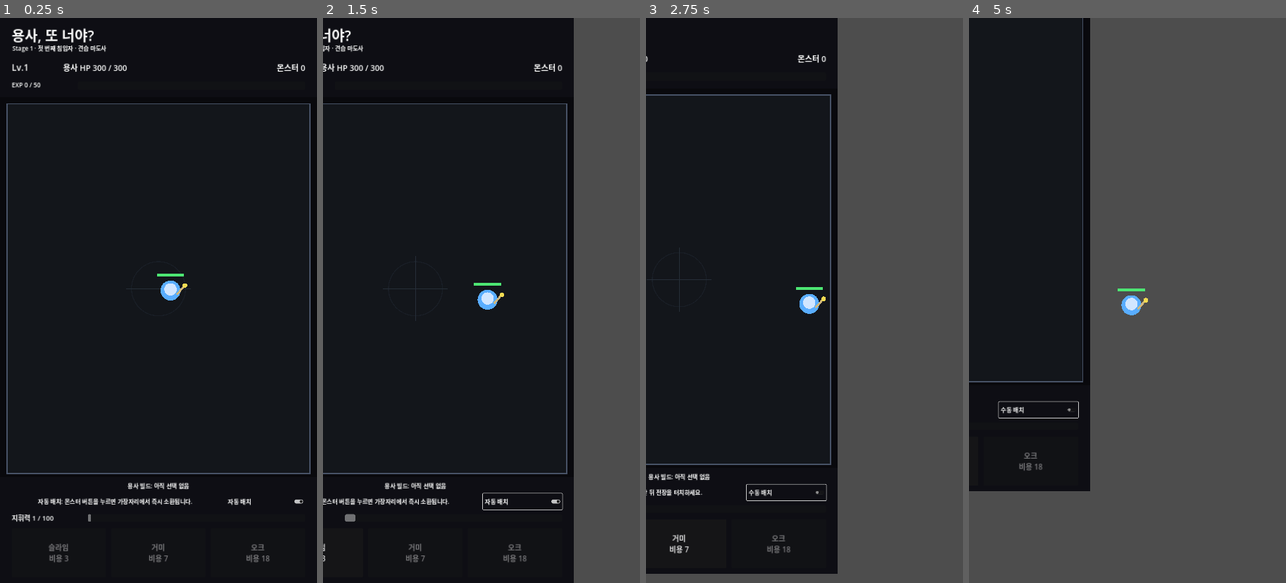
Above: before the commit, frames 1-4 (left to right).
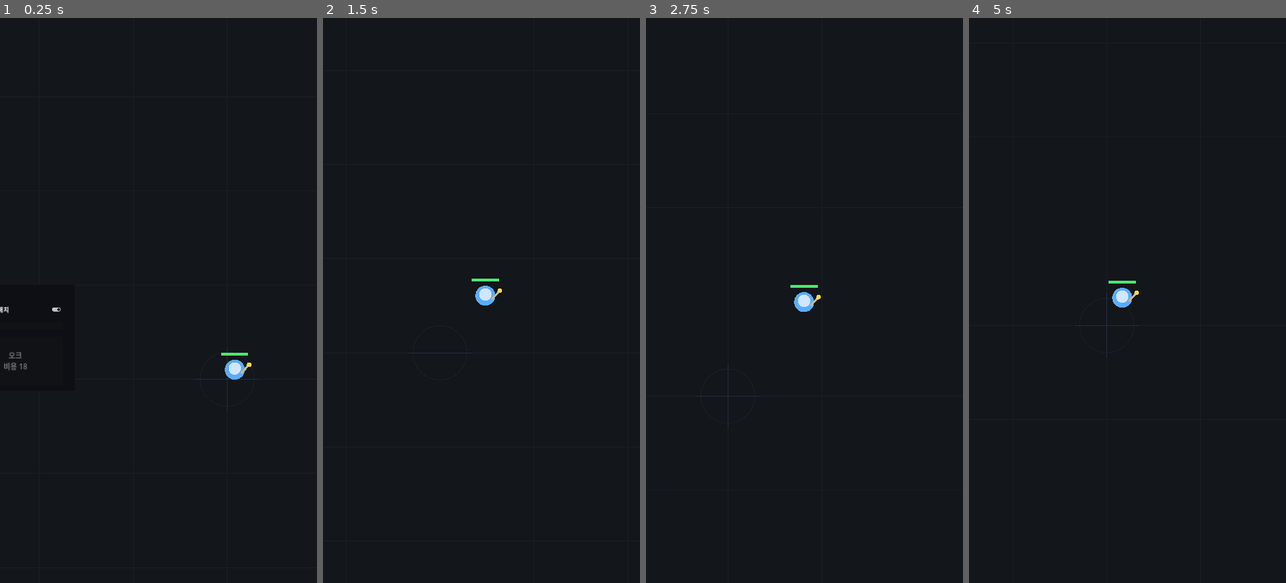
Above: after the commit, the same moments.

Repository: MinSung0732/Again-Hero-
Game: Godot game, scene res://src/main/Main.tscn
Two runs of this game, one before a commit and one after it. Both use one fixed random seed, a clock stepped at 60 frames per second and the inputs below.
Inputs (mouse positions are in pixels of both pictures, inside the frame that each line leads up to):
- Up to frame 1 (0.25 s): no input
- Up to frame 2 (1.5 s): click (573, 503) at 0.5 s, where only the run before the commit has a clickable "자동 배치"; click (535, 503) at 1.25 s, where only the run before the commit has a clickable "수동 배치"
- Up to frame 3 (2.75 s): click (820, 498) at 2 s, where only the run before the commit has a clickable "자동 배치"
- Up to frame 4 (5 s): click (1000, 543) at 2.75 s, where only the run before the commit has a clickable "거미 비용 7"; click (1086, 464) at 3.5 s, where only the run before the commit has a clickable "수동 배치"; click (1060, 436) at 4.25 s, where only the run before the commit has a clickable "자동 배치"

The runs differ from the first frame. In frame 1, 3.3% of the frame differs, in the area x 0-98%, y 1-97%; in frame 2, 23%; in frame 3, 42%; in frame 4, 68%, in the area x 0-100%, y 0-100%.

Commit message:
feat: add finite world map camera flow and stage unlock progression

Diff:
--- a/src/battle/battle.gd
+++ b/src/battle/battle.gd
@@ -15,10 +15,11 @@
 const EXP_ORB_SCENE := preload("res://src/battle/ExpOrb.tscn")
 const STAGE_CATALOG := preload("res://src/data/stage_catalog.gd")
 const HERO_PROFILES := preload("res://src/data/hero_profiles.gd")
-
-const FIELD_SIZE := Vector2(1080, 1280)
-const FIELD_CENTER := Vector2(540, 640)
-const CURRENT_STAGE_ID := "stage_1"
+const STAGE_PROGRESS := preload("res://src/systems/stage_progress.gd")
+
+const DEFAULT_MAP_SIZE := Vector2(3200, 3200)
+const AUTO_SPAWN_MIN_DISTANCE := 560.0
+const AUTO_SPAWN_MAX_DISTANCE := 720.0
 
 const MAX_COMMAND := 100.0
 const START_COMMAND := 0.0
@@ -31,18 +32,11 @@
 	"orc": 18.0,
 }
 
-const SPAWN_POSITIONS: Array[Vector2] = [
-	Vector2(150, 150),
-	Vector2(930, 150),
-	Vector2(150, 1110),
-	Vector2(930, 1110),
-	Vector2(540, 90),
-	Vector2(540, 1190),
-]
-
 var hero: Node2D
+var current_stage_id: String = "stage_1"
 var current_stage_data: Dictionary = {}
 var current_hero_profile: Dictionary = {}
+var current_map_size: Vector2 = DEFAULT_MAP_SIZE
 var monsters_alive: int = 0
 var battle_over: bool = false
 var command_power: float = START_COMMAND
@@ -69,17 +63,32 @@
 	monsters_alive = 0
 	command_power = START_COMMAND
 
-	current_stage_data = STAGE_CATALOG.get_stage(CURRENT_STAGE_ID)
+	var progress_state: Dictionary = STAGE_PROGRESS.load_state()
+	current_stage_id = String(progress_state.get("current_stage_id", "stage_1"))
+	current_stage_data = STAGE_CATALOG.get_stage(current_stage_id)
+
+	if current_stage_data.is_empty():
+		current_stage_id = "stage_1"
+		current_stage_data = STAGE_CATALOG.get_stage(current_stage_id)
+		STAGE_PROGRESS.set_current_stage(current_stage_id)
+
+	current_map_size = Vector2(
+		float(current_stage_data.get("map_width", int(DEFAULT_MAP_SIZE.x))),
+		float(current_stage_data.get("map_height", int(DEFAULT_MAP_SIZE.y)))
+	)
+
 	var hero_id: String = String(current_stage_data.get("hero_id", "ranged_rookie"))
 	current_hero_profile = HERO_PROFILES.get_profile(hero_id)
 
 	hero = HERO_SCENE.instantiate() as Node2D
 	if hero.has_method("configure_profile"):
 		hero.call("configure_profile", current_hero_profile)
+	if hero.has_method("configure_battlefield"):
+		hero.call("configure_battlefield", current_map_size)
 	hero.set("level", int(current_stage_data.get("hero_level_start", 1)))
 
 	add_child(hero)
-	hero.position = FIELD_CENTER
+	hero.position = current_map_size * 0.5
 	hero.connect("health_changed", Callable(self, "_on_hero_health_changed"))
 	hero.connect("progression_changed", Callable(self, "_on_hero_progression_changed"))
 	hero.connect("leveled_up", Callable(self, "_on_hero_leveled_up"))
@@ -157,27 +166,32 @@
 func is_spawn_position_valid(spawn_position: Vector2) -> bool:
 	return (
 		spawn_position.x >= MANUAL_SPAWN_MARGIN
-		and spawn_position.x <= FIELD_SIZE.x - MANUAL_SPAWN_MARGIN
+		and spawn_position.x <= current_map_size.x - MANUAL_SPAWN_MARGIN
 		and spawn_position.y >= MANUAL_SPAWN_MARGIN
-		and spawn_position.y <= FIELD_SIZE.y - MANUAL_SPAWN_MARGIN
+		and spawn_position.y <= current_map_size.y - MANUAL_SPAWN_MARGIN
 	)
 
 func _clamp_manual_spawn_position(spawn_position: Vector2) -> Vector2:
 	return Vector2(
-		clampf(spawn_position.x, MANUAL_SPAWN_MARGIN, FIELD_SIZE.x - MANUAL_SPAWN_MARGIN),
-		clampf(spawn_position.y, MANUAL_SPAWN_MARGIN, FIELD_SIZE.y - MANUAL_SPAWN_MARGIN)
+		clampf(spawn_position.x, MANUAL_SPAWN_MARGIN, current_map_size.x - MANUAL_SPAWN_MARGIN),
+		clampf(spawn_position.y, MANUAL_SPAWN_MARGIN, current_map_size.y - MANUAL_SPAWN_MARGIN)
 	)
 
 func get_monster_cost(monster_type: String) -> float:
 	return float(MONSTER_COSTS.get(monster_type, 0.0))
 
 func _get_auto_spawn_position() -> Vector2:
-	var base_position: Vector2 = SPAWN_POSITIONS[randi() % SPAWN_POSITIONS.size()]
-	var jitter := Vector2(randf_range(-35.0, 35.0), randf_range(-35.0, 35.0))
+	var origin := current_map_size * 0.5
+	if is_instance_valid(hero):
+		origin = hero.position
+
+	var angle := randf_range(0.0, TAU)
+	var distance := randf_range(AUTO_SPAWN_MIN_DISTANCE, AUTO_SPAWN_MAX_DISTANCE)
+	var candidate := origin + Vector2.from_angle(angle) * distance
 
 	return Vector2(
-		clampf(base_position.x + jitter.x, 80.0, FIELD_SIZE.x - 80.0),
-		clampf(base_position.y + jitter.y, 70.0, FIELD_SIZE.y - 70.0)
+		clampf(candidate.x, MANUAL_SPAWN_MARGIN, current_map_size.x - MANUAL_SPAWN_MARGIN),
+		clampf(candidate.y, MANUAL_SPAWN_MARGIN, current_map_size.y - MANUAL_SPAWN_MARGIN)
 	)
 
 func _spawn_monster(monster_type: String, spawn_position: Vector2) -> void:
@@ -249,6 +263,19 @@
 	var stage_number: int = int(current_stage_data.get("number", 1))
 	var stage_name: String = String(current_stage_data.get("display_name", "스테이지"))
 	var hero_name: String = String(current_hero_profile.get("display_name", "용사"))
+	var next_stage_id: String = String(current_stage_data.get("next_stage_id", ""))
+	var next_stage_data: Dictionary = STAGE_CATALOG.get_stage(next_stage_id)
+	var next_stage_number := 0
+	if not next_stage_data.is_empty():
+		next_stage_number = int(next_stage_data.get("number", 0))
+
+	STAGE_PROGRESS.complete_stage(
+		current_stage_id,
+		stage_number,
+		next_stage_id,
+		next_stage_number
+	)
+
 	_finish_battle(
 		"Stage %d 클리어!\n%s · %s 처치 성공." % [stage_number, stage_name, hero_name],
 		true
@@ -307,7 +334,7 @@
 			build_summary = String(hero.call("get_build_summary"))
 
 	return {
-		"stage_id": String(current_stage_data.get("id", CURRENT_STAGE_ID)),
+		"stage_id": String(current_stage_data.get("id", current_stage_id)),
 		"stage_number": int(current_stage_data.get("number", 1)),
 		"stage_name": String(current_stage_data.get("display_name", "첫 번째 침입자")),
 		"hero_id": String(current_hero_profile.get("id", "ranged_rookie")),
@@ -322,14 +349,49 @@
 		"monsters_left": monsters_alive,
 		"command_power": command_power,
 		"command_max": MAX_COMMAND,
+		"map_width": current_map_size.x,
+		"map_height": current_map_size.y,
+		"next_stage_id": String(current_stage_data.get("next_stage_id", "")),
 		"battle_over": battle_over,
 	}
 
+func can_go_to_next_stage() -> bool:
+	var next_stage_id: String = String(current_stage_data.get("next_stage_id", ""))
+	if next_stage_id.is_empty():
+		return false
+
+	var next_stage_data: Dictionary = STAGE_CATALOG.get_stage(next_stage_id)
+	if next_stage_data.is_empty():
+		return false
+
+	return STAGE_PROGRESS.is_stage_unlocked(int(next_stage_data.get("number", 999)))
+
+func go_to_next_stage() -> bool:
+	if not can_go_to_next_stage():
+		return false
+
+	var next_stage_id: String = String(current_stage_data.get("next_stage_id", ""))
+	STAGE_PROGRESS.set_current_stage(next_stage_id)
+	return true
+
 func _draw() -> void:
-	var field_rect := Rect2(Vector2(24, 12), FIELD_SIZE - Vector2(48, 24))
-	draw_rect(field_rect, Color(0.075, 0.085, 0.105), true)
-	draw_rect(field_rect, Color(0.28, 0.32, 0.4), false, 4.0)
-
-	draw_circle(FIELD_CENTER, 92.0, Color(0.1, 0.12, 0.15), false, 3.0)
-	draw_line(FIELD_CENTER + Vector2(0, -110), FIELD_CENTER + Vector2(0, 110), Color(0.15, 0.18, 0.22), 2.0)
-	draw_line(FIELD_CENTER + Vector2(-110, 0), FIELD_CENTER + Vector2(110, 0), Color(0.15, 0.18, 0.22), 2.0)
+	draw_rect(Rect2(Vector2.ZERO, current_map_size), Color(0.075, 0.085, 0.105), true)
+
+	var grid_spacing := 320.0
+	var grid_color := Color(0.105, 0.12, 0.145)
+	var x := grid_spacing
+	while x < current_map_size.x:
+		draw_line(Vector2(x, 0), Vector2(x, current_map_size.y), grid_color, 2.0)
+		x += grid_spacing
+
+	var y := grid_spacing
+	while y < current_map_size.y:
+		draw_line(Vector2(0, y), Vector2(current_map_size.x, y), grid_color, 2.0)
+		y += grid_spacing
+
+	draw_rect(Rect2(Vector2.ZERO, current_map_size), Color(0.34, 0.39, 0.48), false, 8.0)
+
+	var center := current_map_size * 0.5
+	draw_circle(center, 92.0, Color(0.1, 0.12, 0.15), false, 3.0)
+	draw_line(center + Vector2(0, -110), center + Vector2(0, 110), Color(0.15, 0.18, 0.22), 2.0)
+	draw_line(center + Vector2(-110, 0), center + Vector2(110, 0), Color(0.15, 0.18, 0.22), 2.0)
